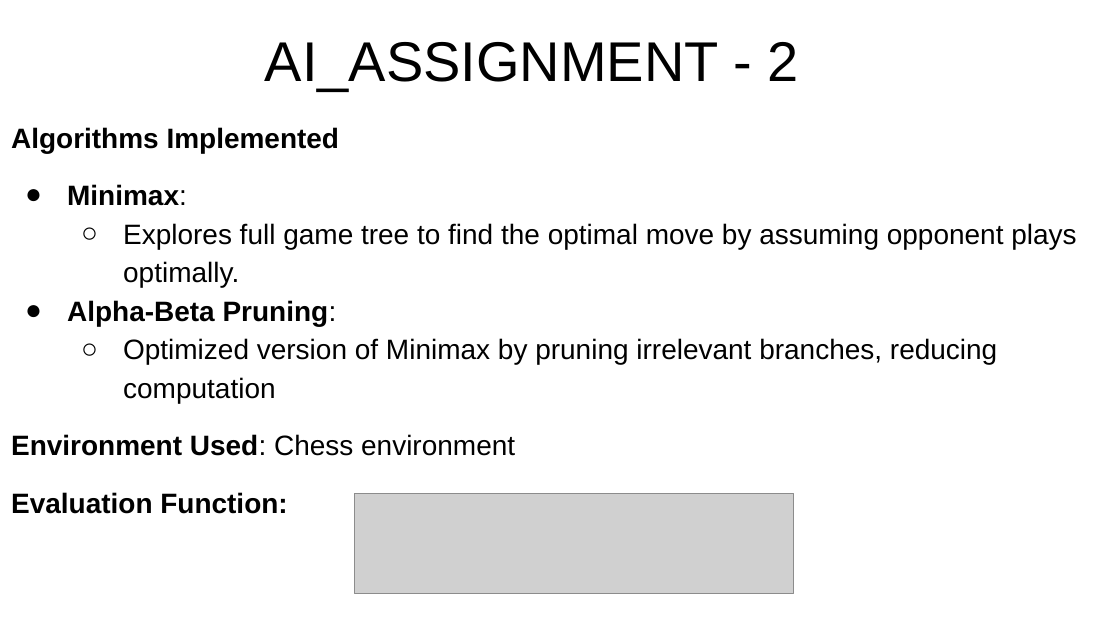
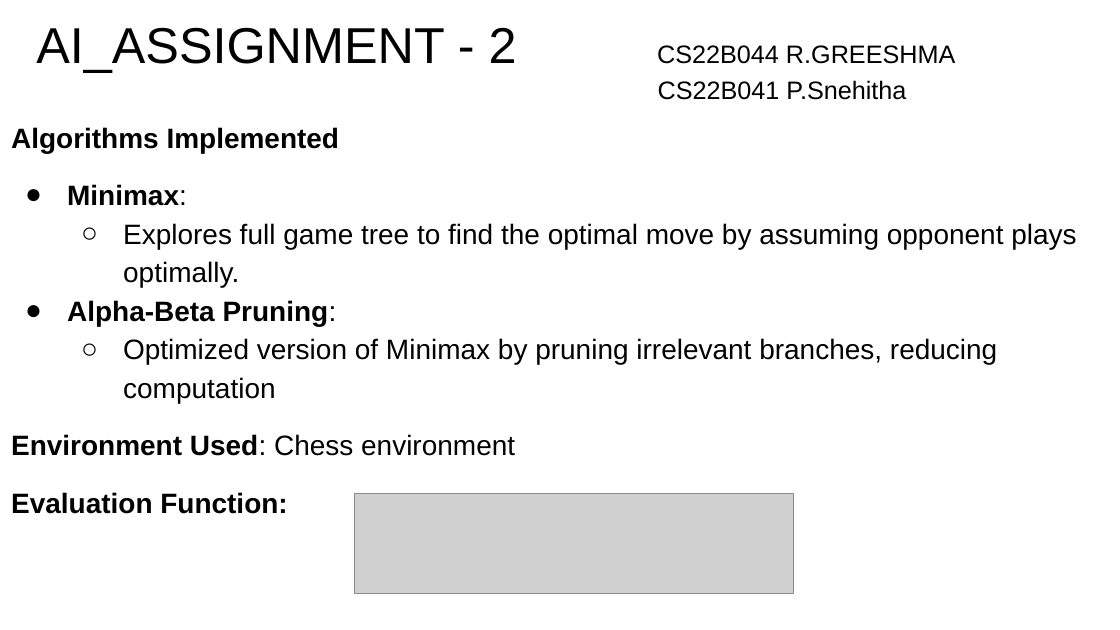
Before and after one commit to greeshma0906/AI_Algo2, a slide deck: slide 1 of AI_Assignment 2.pptx. Drawn at 1120x630 pixels with LibreOffice and Linux fonts; fonts in the diff are those of the drawing; grey boxes stand for pictures. Boxes give left, top, right and bottom in pixels: in the first picture for what was removed or moved away, otherwise in the second. Text is boxed around its words. In the diff, an @@ line names an element or a change of style, - is before the commit and + after.

```diff
--- a/AI_Assignment 2.pptx
+++ b/AI_Assignment 2.pptx
@@ title at box(36, 27, 955, 100): text changed; size 36 to 16.2 pt @@
-AI_ASSIGNMENT - 2
+AI_ASSIGNMENT - 2 CS22B044 R.GREESHMA
+CS22B041 P.Snehitha
```
Also in this commit, not shown: 1 other slide changed.
